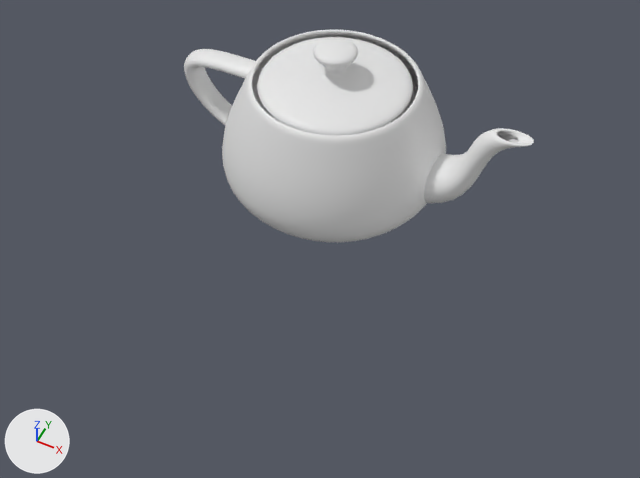
The COLLADA model teapot.dae as it was, and as the next commit left it.
Before and after are seen from a camera (50 mm lens) standing at (50.4, -107.3, 100.6) and looking at (3.2, -12.9, -17.4). The axes (+X, +Y, +Z) are drawn at lower left. The lights are the same throughout. Materials are left out; every surface is plain grey. Where no turn or scale is listed for an object, it has been applied to the vertices. Vertices at the same position are counted once.

In view in the first picture: 'Teapot'.
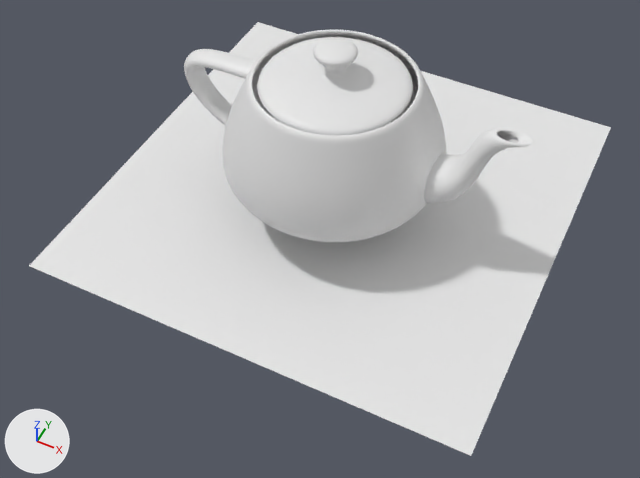
Pixel boxes (x1, y1, x2, y2) of what changed, in the pictures (640 x 478 px):
'Teapot', reshaped: before (184, 30, 534, 242); after (29, 22, 611, 456)
part 1 of me_teapot, added: after (29, 22, 611, 456)

The change in detail:
me_teapot has 4676 vertices, 9120 faces and spans x -30.4..33.9, y -20.0..20.0, z -17.2..14.3.
me_teapot is used by ob_teapot; location (0.0, 0.0, 0.0).
Verts and faces of me_teapot; kept vertices keep their numbers, new ones are numbered from 4676.
Part 1, on me_teapot:
New vertex 4676 is at (-42.0, -39.0, -21.2), pixel (28, 265).
New vertex 4677 is at (41.7, -39.0, -21.2), pixel (471, 456).
New vertex 4678 is at (-42.0, 44.7, -21.2), pixel (257, 21).
New vertex 4679 is at (41.7, 44.7, -21.2), pixel (611, 127).
New faces: (4676, 4677, 4678), (4677, 4679, 4678).
